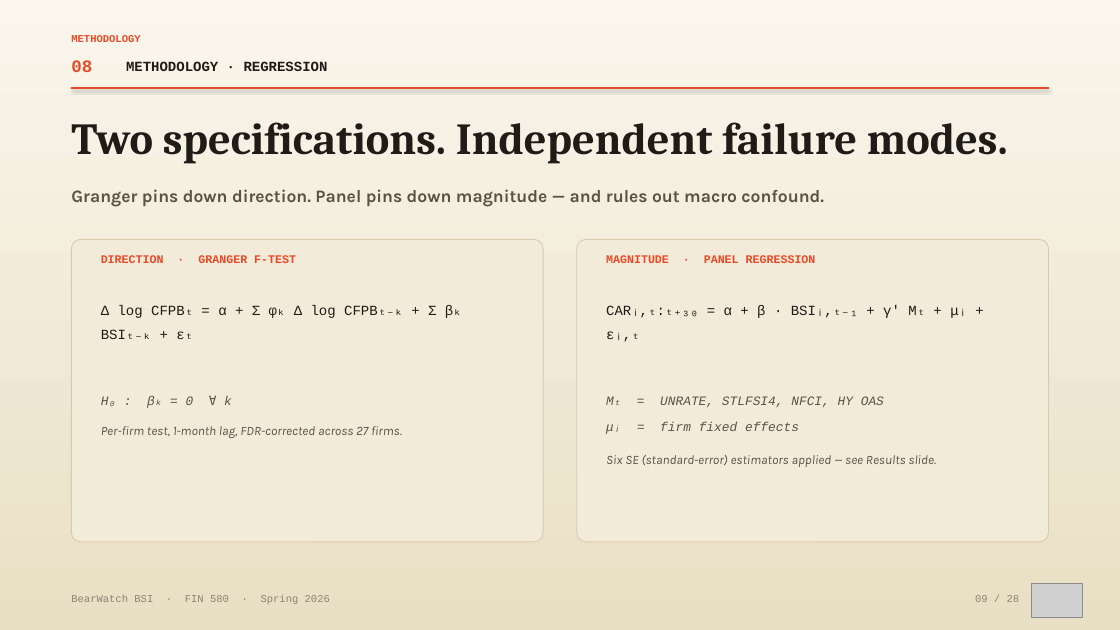
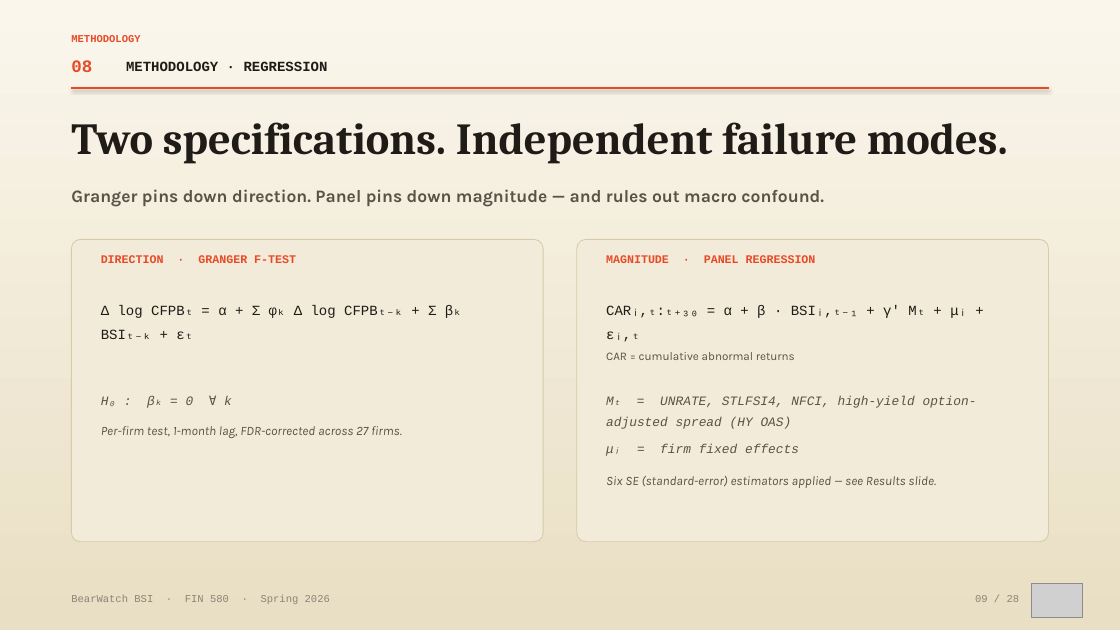
Before and after one commit to vermasidd1502/bnpl-trap, a slide deck: slide 9 of presentation/BearWatch_Research_Deck_FINAL.pptx. Drawn at 1120x630 pixels with LibreOffice and Linux fonts; fonts in the diff are those of the drawing; grey boxes stand for pictures. Boxes give left, top, right and bottom in pixels: in the first picture for what was removed or moved away, otherwise in the second. Text is boxed around its words. In the diff, an @@ line names an element or a change of style, - is before the commit and + after.

```diff
--- a/presentation/BearWatch_Research_Deck_FINAL.pptx
+++ b/presentation/BearWatch_Research_Deck_FINAL.pptx
@@ text added at [606,352,795,360], 10 pt, text #5A5247 @@
+CAR = cumulative abnormal returns
@@ text at [606,396,977,429]: text changed @@
-Mₜ = UNRATE, STLFSI4, NFCI, HY OAS
+Mₜ = UNRATE, STLFSI4, NFCI, high-yield option-adjusted spread (HY OAS)
```
Also in this commit, not shown: 10 other slides changed, 1 other file.
